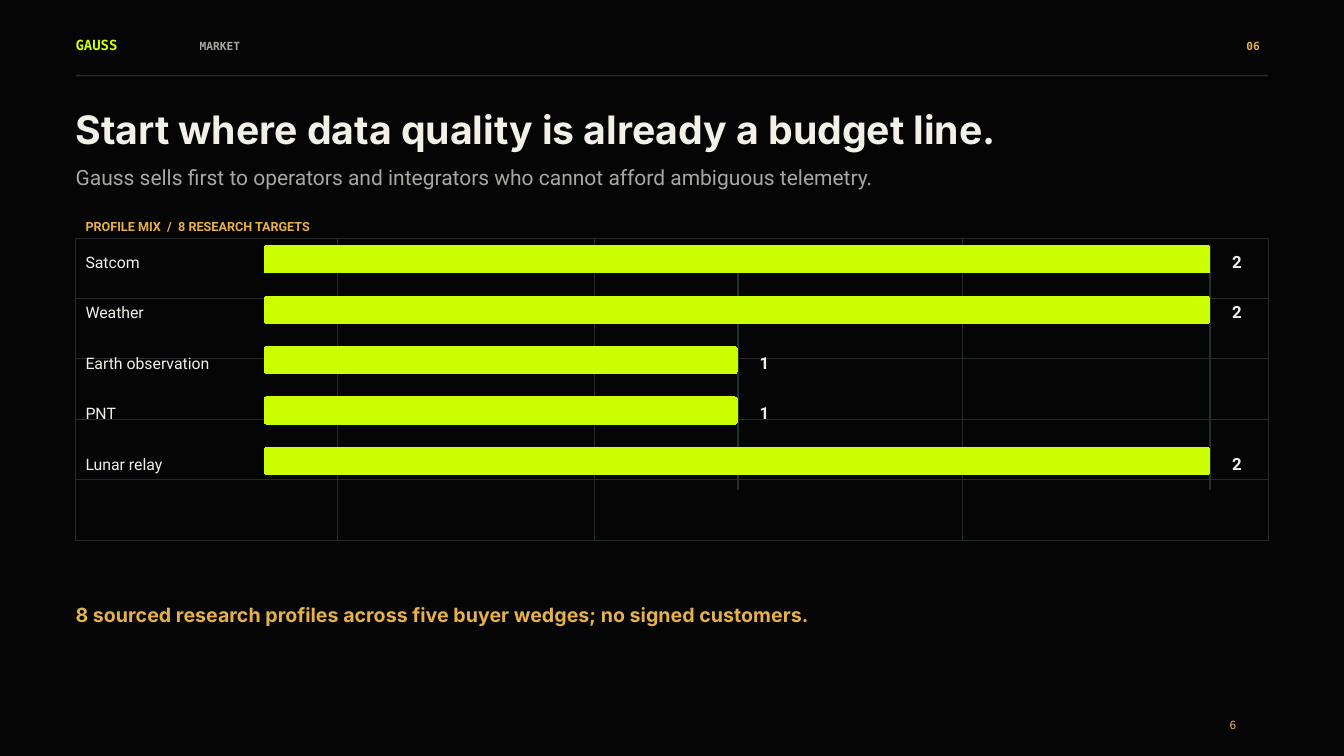
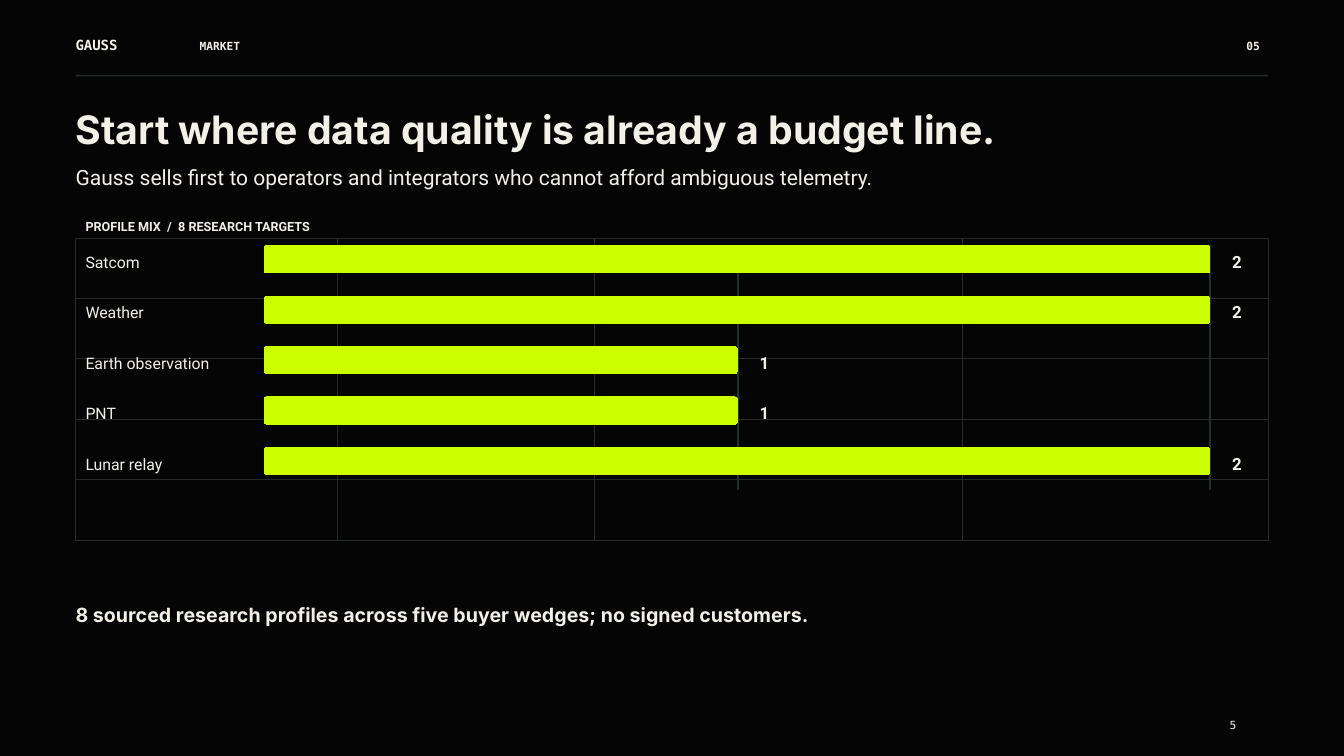
Before and after one commit to Pallas117/Gauss-Aurora.0-, a slide deck: slide 5 of reports/presentation/Gauss_Aurora_Investor_Deck_pptxgenjs.pptx (slide 6 before the commit). Drawn at 1344x756 pixels with LibreOffice and Linux fonts; fonts in the diff are those of the drawing; background and template pictures are left out. Boxes give left, top, right and bottom in pixels: in the first picture for what was removed or moved away, otherwise in the second. Text is boxed around its words. In the diff, an @@ line names an element or a change of style, - is before the commit and + after.

Commit message:
Refine investor market story

```diff
--- a/reports/presentation/Gauss_Aurora_Investor_Deck_pptxgenjs.pptx
+++ b/reports/presentation/Gauss_Aurora_Investor_Deck_pptxgenjs.pptx
@@ text "GAUSS" at (76, 39, 118, 50): text colour #CCFF00 to #F3F0E8 @@
@@ text "MARKET" at (200, 42, 241, 50): text colour #A6A9A2 to #F3F0E8 @@
@@ text at (1246, 42, 1259, 50): text changed; text colour #E7B14A to #F3F0E8 @@
-06
+05
@@ text "Gauss sells first to operators ..." at (76, 169, 872, 190): text colour #A6A9A2 to #F3F0E8 @@
@@ text "PROFILE MIX / 8 RESEARCH ..." at (86, 222, 310, 231): text colour #E7B14A to #F3F0E8 @@
@@ text "8 sourced research profiles across ..." at (76, 607, 808, 627): text colour #E7B14A to #F3F0E8 @@
@@ page number at (1230, 721, 1237, 729): text changed; text colour #E7B14A to #F3F0E8 @@
-6
+5
```
Also in this commit, not shown: 8 other slides changed, 2 slides added, 5 slides removed.
